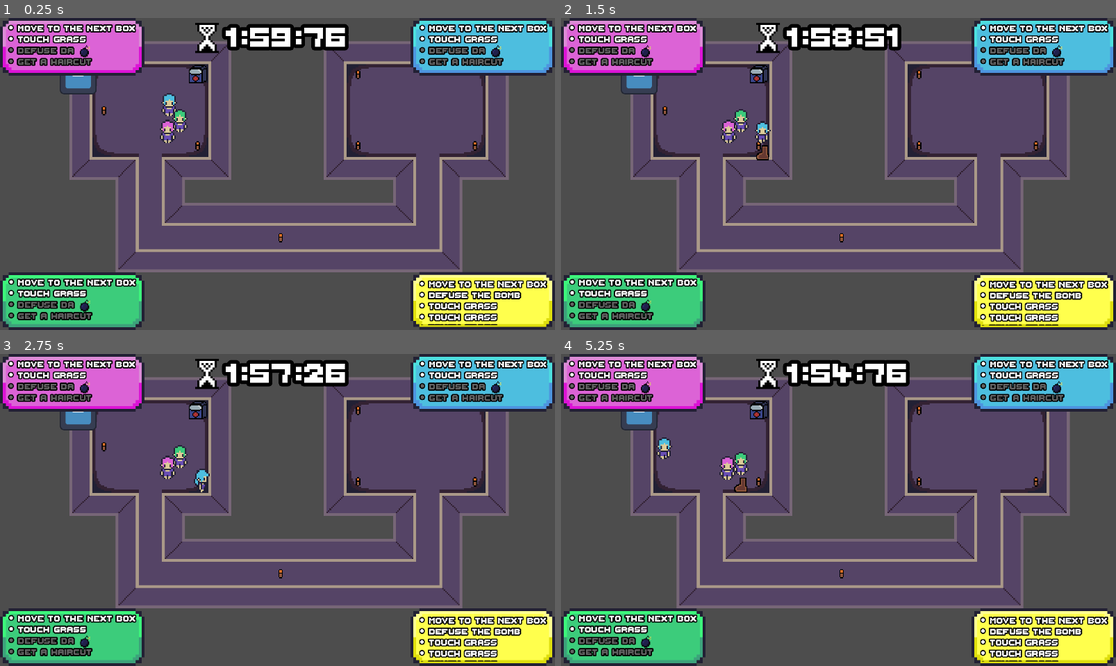
Above: before the commit, frames 1-4 (two rows, left to right).
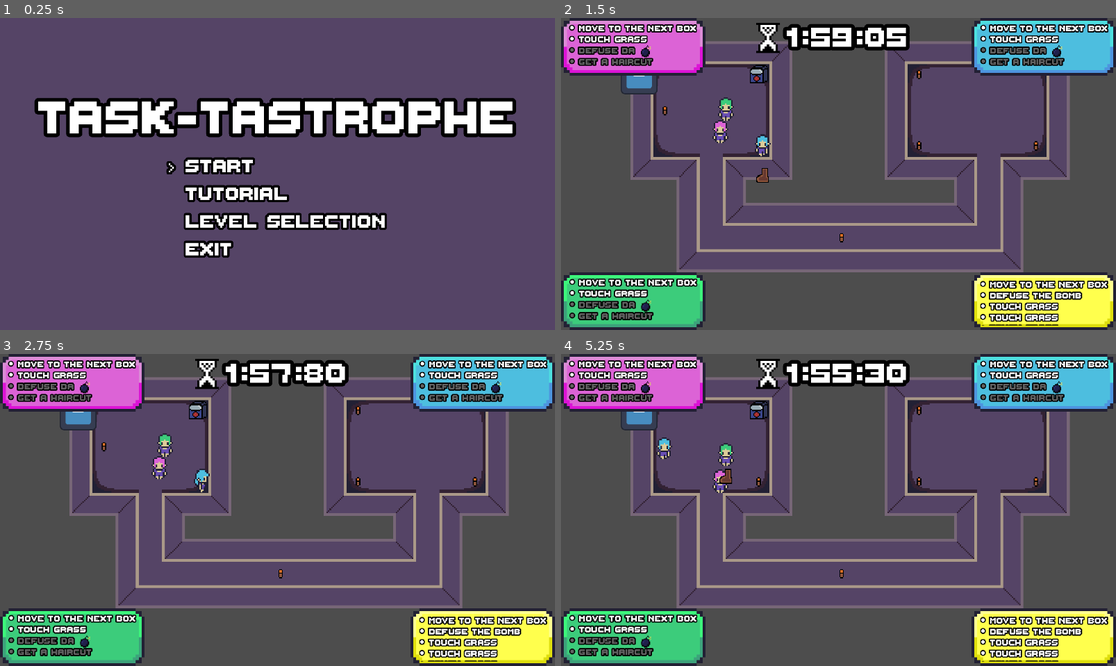
Above: after the commit, the same moments.

Repository: Nebulea-dev/Task-tastrophe
Game: Godot game, scene res://MainMenu/main_menu.tscn
Two runs of this game, one before a commit and one after it. Both use one fixed random seed, a clock stepped at 60 frames per second and the inputs below. Before the commit the project starts from res://Level1.tscn. The engine's default icon, where the game draws it, is replaced by a stand-in: a white triangle on a blue panel in a dark square.
Inputs:
- Up to frame 1 (0.25 s): no input
- Up to frame 2 (1.5 s): tap Enter (ui_accept) at 0.5, 0.77 s; hold D (player1_right) 0.53-1.28 s; tap E (player1_activated) at 0.6 s; hold S (player1_down) from 1.28 s (still down); tap Q (player1_kick) at 1.35 s
- Up to frame 3 (2.75 s): tap Enter (ui_accept) at 1.52 s; release S (player1_down) at 2.03 s; hold D (player1_right) from 2.03 s (still down); tap F (player1_mission) at 2.1 s
- Up to frame 4 (5.25 s): release D (player1_right) at 2.78 s; hold W (player1_up) 2.78-3.53 s; tap R (player1_ping) at 2.85 s; tap Enter (ui_accept) at 3.02, 3.77, 4.52 s; hold A (player1_left) 3.53-5.03 s; tap Keypad 3 (player2_activated) at 3.6 s; tap Down (player2_down) at 4.35 s; hold S (player1_down) from 5.03 s (still down); tap Keypad 1 (player2_kick) at 5.1 s

The runs differ from the first frame. In frame 1, 76% of the frame differs, in the area x 0-100%, y 0-100%; in frame 2, 1.2%; in frame 3, 0.7%; in frame 4, 1.0%.

Commit message:
fix: change default scene

Diff:
--- a/project.godot
+++ b/project.godot
@@ -11,7 +11,7 @@
 [application]
 
 config/name="Task-tastrophe"
-run/main_scene="res://Level1.tscn"
+run/main_scene="res://MainMenu/main_menu.tscn"
 config/features=PackedStringArray("4.3", "Mobile")
 config/icon="res://icon.svg"
 
